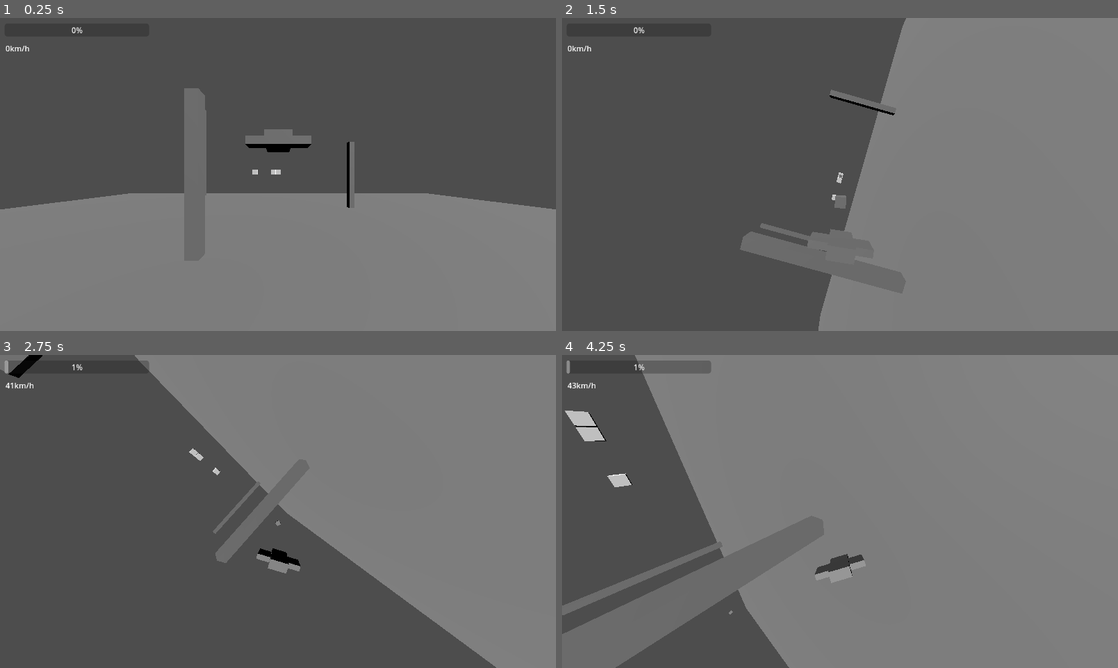
Above: before the commit, frames 1-4 (two rows, left to right).
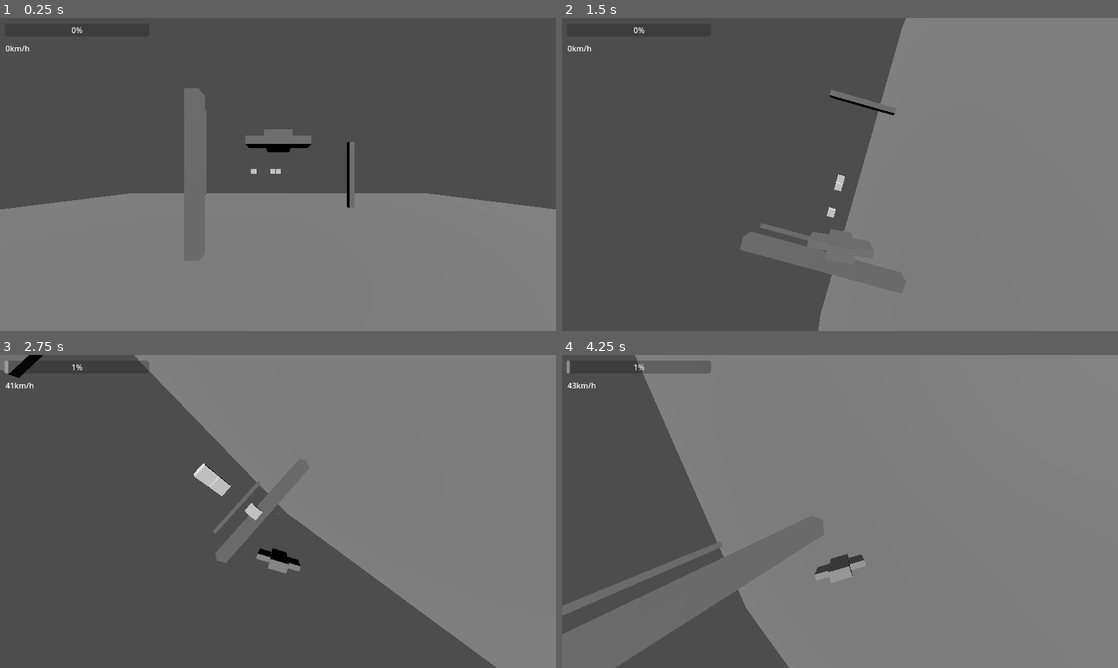
Above: after the commit, the same moments.

Repository: DnumdeYevoc/Plane-Game
Game: Godot game, scene res://game.tscn
Two runs of this game, one before a commit and one after it. Both use one fixed random seed, a clock stepped at 60 frames per second and the inputs below.
Inputs (mouse positions are in pixels of both pictures, inside the frame that each line leads up to):
- Up to frame 1 (0.25 s): no input
- Up to frame 2 (1.5 s): move the mouse to (962, 158) at 0.52 s; hold E (roll_right) 0.53-1.28 s; click (962, 158) at 0.6 s; move the mouse to (728, 190) at 1.27 s; hold W (pitch_down) from 1.28 s (still down); click (728, 190) at 1.35 s
- Up to frame 3 (2.75 s): move the mouse to (333, 442) at 2.02 s; release W (pitch_down) at 2.03 s; hold E (roll_right) from 2.03 s (still down); hold Space (turbo) from 2.03 s (still down); click (333, 442) at 2.3 s
- Up to frame 4 (4.25 s): move the mouse to (812, 574) at 2.77 s; release E (roll_right) at 2.78 s; release Space (turbo) at 2.78 s; hold S (pitch_up) 2.78-3.53 s; click (812, 574) at 2.85 s; move the mouse to (1006, 558) at 3.52 s; hold Q (roll_left) from 3.53 s (still down); click (1006, 558) at 3.6 s

The runs differ from the first frame. In frame 1, less than 0.1% of the frame differs, in the area x 45-51%, y 48-50%; in frame 2, 0.2%; in frame 3, 0.5%; in frame 4, 0.5%, in the area x 0-31%, y 17-83%.

Commit message:
added autohoming to hitscan bullets
need to make projectile bullets options if we want homing missiles

Diff:
--- a/finalproject/bullet.gd
+++ b/finalproject/bullet.gd
@@ -3,10 +3,15 @@
 
 var speed : int
 var target_pos := Vector3.ZERO
+var end_pos:= Vector3.ZERO
 var explode : bool
 var damage : int
+var homing : bool
 @export var resource : Resource
 
+
+
+var dir : Vector3
 var h_cooldown : int
 var target : Node3D
 func _ready() -> void:
@@ -14,16 +19,35 @@
 	mesh = resource.mesh
 	damage = resource.damage
 	explode = resource.explode
+	homing = resource.homing
+
+func hit(tar):
+	target = tar
+	target_pos = tar.position
+
 
 func _process(delta: float) -> void:
-	if h_cooldown > 0:
-		h_cooldown -=1
-	if h_cooldown == 1:
-		target.hit(damage)
-	var dir = position.direction_to(target_pos)
-	vel = dir *speed
-	if position.distance_to(target_pos)<speed:
+
+	if homing and target != null:
+		dir = position.direction_to(target.global_position)
+	elif target == null:
+		dir = position.direction_to(end_pos)
+	else:
+		#FIX NON HOMING ??
+		dir = position.direction_to(target_pos)
+
+
+	vel = dir *speed *delta
+
+	if target != null:
+		if (global_position+vel).distance_to(target.global_position)<2:
+
+			target.hit(damage)
+			end()
+
+	if (global_position+vel).distance_to(end_pos)<speed/6:
 		end()
+
 	position += vel
 
 func end():
@@ -32,8 +56,3 @@
 		#await
 		pass
 	queue_free()
-
-func hit(tar):
-	var delay = position.distance_to(target_pos)/resource.speed
-	h_cooldown = delay
-	target = tar
--- a/finalproject/bullet.tres
+++ b/finalproject/bullet.tres
@@ -6,7 +6,8 @@
 
 [resource]
 script = ExtResource("1_v74cf")
-speed = 1
+speed = 300
 mesh = SubResource("BoxMesh_l0ul8")
 damage = 10
 explode = false
+homing = true
--- a/finalproject/bullet_template.gd
+++ b/finalproject/bullet_template.gd
@@ -3,3 +3,4 @@
 @export var mesh : Mesh
 @export var damage : int
 @export var explode : bool
+@export var homing : bool
--- a/finalproject/other_player.gd
+++ b/finalproject/other_player.gd
@@ -7,12 +7,18 @@
 	mesh.mesh = BoxMesh.new()
 	mesh.mesh.surface_set_material(0,StandardMaterial3D.new())
 	material = mesh.mesh.surface_get_material(0)
+
 func hit(damage):
 	#health -= damage
 	material.albedo_color = Color8(100,0,0,1)
+
+	#colour delay
 	d_cooldown = 10
 
 func _process(delta: float) -> void:
+	position.z += 15*delta
+
+	#reset color delay
 	if d_cooldown > 0:
 		d_cooldown -= 1
 	if d_cooldown == 1:
--- a/finalproject/plane.tscn
+++ b/finalproject/plane.tscn
@@ -17,6 +17,8 @@
 
 [node name="Plane" type="CharacterBody3D"]
 script = ExtResource("1_f3srd")
+shot_range = 200
+aim_assist_radius = 5
 pivotable_gun = false
 bullet_type = ExtResource("2_nqs3l")
 
--- a/finalproject/plane_controller.gd
+++ b/finalproject/plane_controller.gd
@@ -61,7 +61,7 @@
 	if pivotable_gun:
 		aim_cast.position.z = 0
 	else:
-		aim_cast.position.z = -5
+		aim_cast.position.z = -10
 		aim_cast.target_position = Vector3(0,0,-shot_range)
 
 	screen_center = cam.get_viewport().size /2.0
@@ -121,13 +121,13 @@
 		bullet.resource = bullet_type
 		bullet.position = position
 		bullet.rotation = rotation
-		bullet.target_pos = to_global(aim_cast.target_position)
+		bullet.end_pos = to_global(aim_cast.target_position)
 
 		if aim_cast.is_colliding():
 			target = aim_cast.get_collider(0)
 
 			if target.is_in_group("bullet_collision"):
-				bullet.target_pos = target.position
+
 				bullet.hit(target)
 
 		projectile_manager.add_child(bullet)
